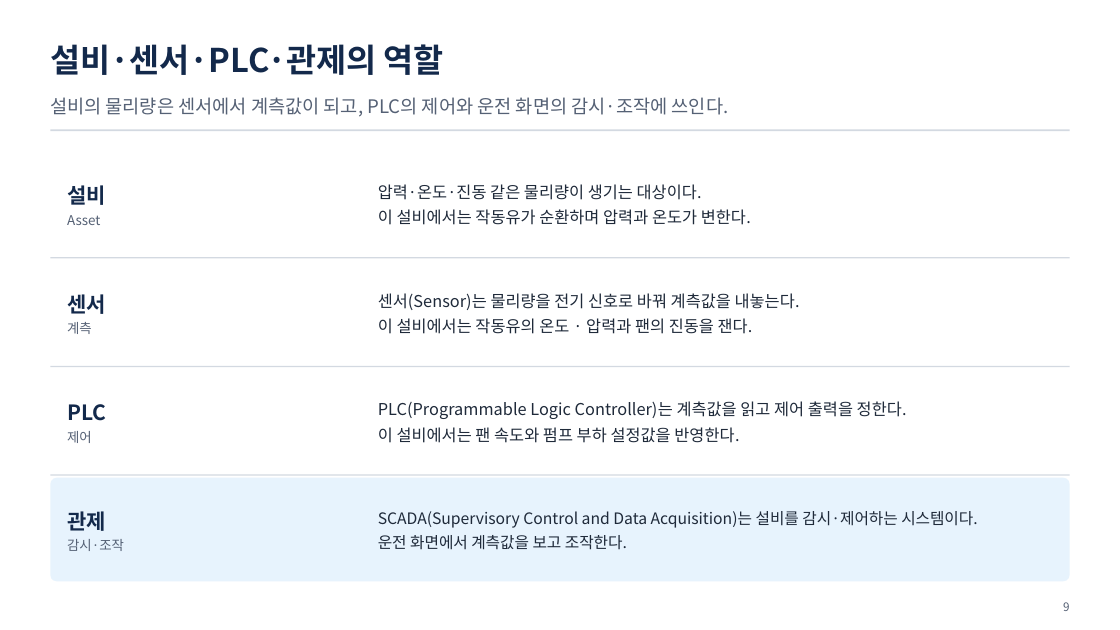
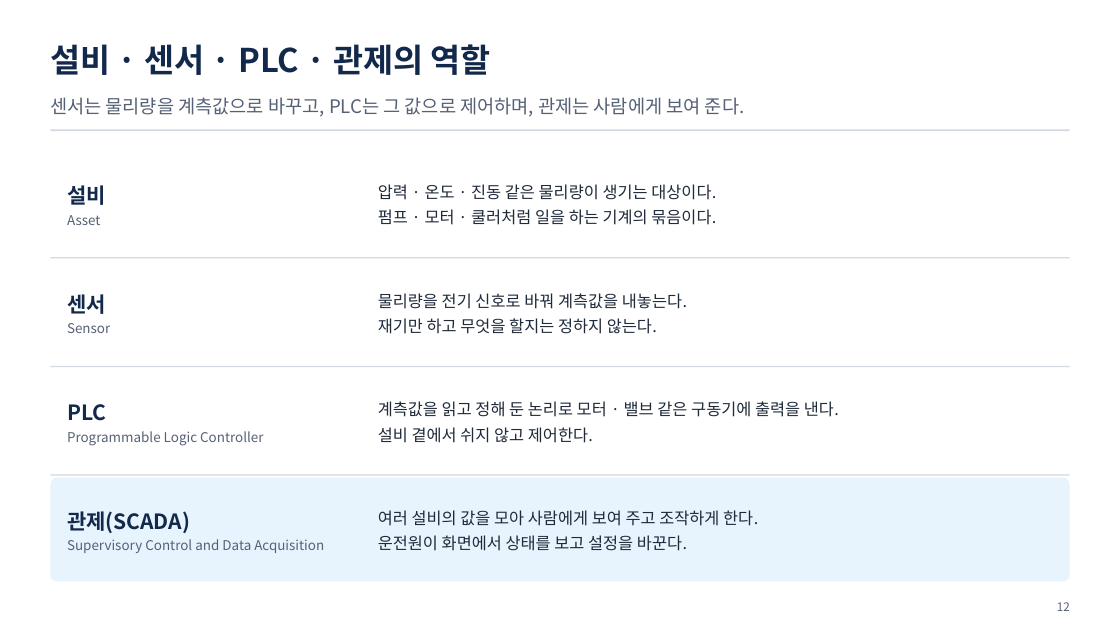
Before and after one commit to uengine-oss/hyd-iot-edu, a slide deck: slide 12 of workspace/강의제작/산출물/통합반/이론_오프라인/01회차/통합반_오프라인_01회차.pptx (slide 9 before the commit). Drawn at 1120x630 pixels with LibreOffice and Linux fonts; fonts in the diff are those of the drawing. Boxes give left, top, right and bottom in pixels: in the first picture for what was removed or moved away, otherwise in the second. Text is boxed around its words. In the diff, an @@ line names an element or a change of style, - is before the commit and + after.

Commit message:
1회차 현장 이론 덱(두 반 공통, 토요일 11/14) 새 온라인 74장 판으로 다시 조립: 66장(받는 온라인 본문 53장 모두 · 실습 장 8장 뺌 · 간지는 구분만 이론), 노트는 현장용(물음 · 화면 근거 · 되짚을 곳), 옛 판의 새 장 둘은 새 온라인 장이 맡아 없앰, 실전반 off01은 통합반 1회차 원고를 받음. 노트점검 0 · 겹침 0 · 낱말줄 0 · 대조 다른 장 0

```diff
--- a/workspace/강의제작/산출물/통합반/이론_오프라인/01회차/통합반_오프라인_01회차.pptx
+++ b/workspace/강의제작/산출물/통합반/이론_오프라인/01회차/통합반_오프라인_01회차.pptx
@@ text at bbox=[50, 44, 491, 75]: spaces changed @@
-설비·센서·PLC·관제의 역할
+설비 · 센서 · PLC · 관제의 역할
@@ text at bbox=[50, 97, 745, 117]: text changed @@
-설비의 물리량은 센서에서 계측값이 되고, PLC의 제어와 운전 화면의 감시·조작에 쓰인다.
+센서는 물리량을 계측값으로 바꾸고, PLC는 그 값으로 제어하며, 관제는 사람에게 보여 준다.
@@ text at bbox=[378, 184, 716, 225]: text changed @@
-압력·온도·진동 같은 물리량이 생기는 대상이다.
-이 설비에서는 작동유가 순환하며 압력과 온도가 변한다.
+압력 · 온도 · 진동 같은 물리량이 생기는 대상이다.
+펌프 · 모터 · 쿨러처럼 일을 하는 기계의 묶음이다.
@@ text at bbox=[378, 293, 687, 334]: text changed @@
-센서(Sensor)는 물리량을 전기 신호로 바꿔 계측값을 내놓는다.
-이 설비에서는 작동유의 온도 · 압력과 팬의 진동을 잰다.
+물리량을 전기 신호로 바꿔 계측값을 내놓는다.
+재기만 하고 무엇을 할지는 정하지 않는다.
@@ text at bbox=[67, 323, 110, 333]: text changed @@
-계측
+Sensor
@@ text at bbox=[378, 401, 839, 443]: text changed @@
-PLC(Programmable Logic Controller)는 계측값을 읽고 제어 출력을 정한다.
-이 설비에서는 팬 속도와 펌프 부하 설정값을 반영한다.
+계측값을 읽고 정해 둔 논리로 모터 · 밸브 같은 구동기에 출력을 낸다.
+설비 곁에서 쉬지 않고 제어한다.
@@ text at bbox=[67, 431, 263, 446]: text changed @@
-제어
+Programmable Logic Controller
@@ text at bbox=[67, 511, 324, 553]: text changed @@
-관제
-감시·조작
+관제(SCADA)
+Supervisory Control and Data Acquisition
@@ text at bbox=[378, 510, 758, 551]: text changed; size 13.5 to 14 pt @@
-SCADA(Supervisory Control and Data Acquisition)는 설비를 감시·제어하는 시스템이다.
-운전 화면에서 계측값을 보고 조작한다.
+여러 설비의 값을 모아 사람에게 보여 주고 조작하게 한다.
+운전원이 화면에서 상태를 보고 설정을 바꾼다.
@@ text at bbox=[1057, 602, 1070, 611]: text changed @@
-9
+12
```
Also in this commit, not shown: 24 other slides changed, 40 slides added, 20 slides removed, 8 other files.
